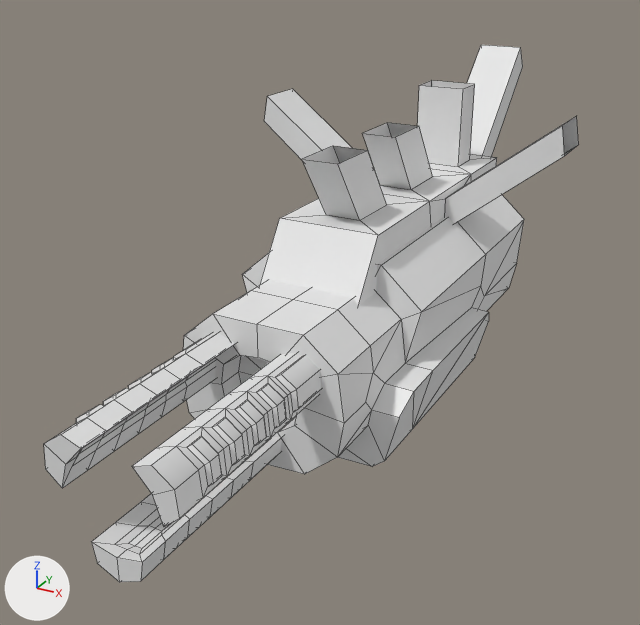
A saved change to the FBX model Assets/Art/Models/Modules/Weapons/Magnum.FBX.
One viewpoint serves both versions: a 50 mm lens placed at (0.342, -0.875, 0.214), pointed at (-0.039, -0.182, -0.132). Arrows for +X, +Y and +Z are at lower left; the lights stay in place. Mesh edges are drawn as thin lines. Where no turn or scale is listed for an object, it has been applied to the vertices.
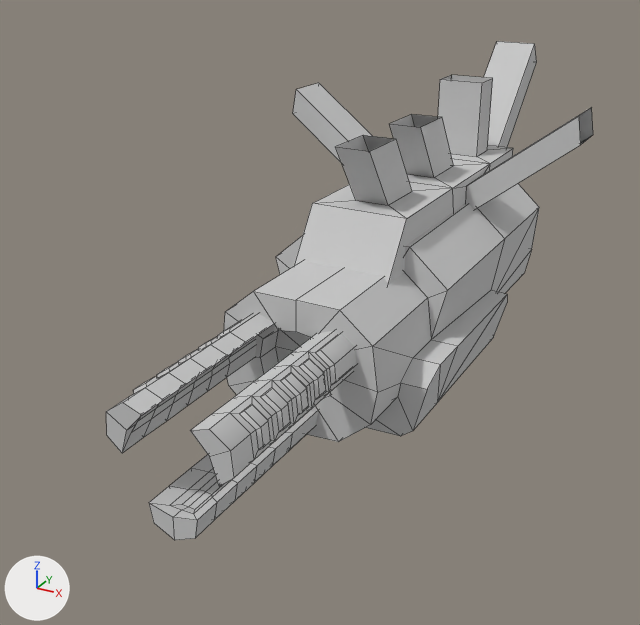
Scene script edits in JSON lines:
```json
{"op": "add", "block": "mat_agarre_armas", "code": ["mat_agarre_armas = principled_material('agarre armas')", "mat_agarre_armas.base_color = (0.588, 0.588, 0.588)  # light grey #cacaca", "mat_agarre_armas.roughness = 0.859"]}
{"op": "add", "block": "mat_magnum", "code": ["mat_magnum = principled_material('magnum')", "mat_magnum.base_color = (0.588, 0.588, 0.588)  # light grey #cacaca", "mat_magnum.roughness = 0.859"]}
{"block": "me_mesh", "where": "me_mesh.from_pydata(...)  # 64 vertices, 54 faces; spans x -0.157..0.157, y -0.31..0.196, z -0.099..0.121"}
{"op": "add", "block": "me_mesh", "code": "me_mesh.materials.append(mat_agarre_armas)  # light grey #cacaca"}
{"block": "me_mesh_001", "where": "# used by ob_box096; location = (0.0, -0.156, -0.129)"}
{"op": "remove", "block": "me_mesh_001", "code": "me_mesh_001.from_pydata(...)  # 123 vertices, 134 faces; spans x -0.103..0.103, y -0.198..0.203, z -0.078..0.081"}
{"op": "add", "block": "me_mesh_001", "code": "me_mesh_001.from_pydata(...)  # 500 vertices, 482 faces; spans x -0.103..0.103, y -0.373..0.203, z -0.078..0.081"}
{"block": "me_mesh_001", "change": "me_mesh_001 part 1: a new loose piece of 130 vertices spanning x 0.02..0.057, y -0.373..-0.157, z -0.001..0.042, in mat_magnum (light grey #cacaca)"}
{"block": "me_mesh_001", "change": "me_mesh_001 part 2: a new loose piece of 130 vertices spanning x -0.057..-0.02, y -0.373..-0.157, z -0.001..0.042, in mat_magnum (light grey #cacaca)"}
{"block": "me_mesh_001", "change": "me_mesh_001 part 3: a new loose piece of 130 vertices spanning x -0.021..0.021, y -0.373..-0.157, z -0.064..-0.036, in mat_magnum (light grey #cacaca)"}
{"block": "me_mesh_001", "change": "me_mesh_001 part 4"}
{"block": "me_mesh_001", "change": "13 vertices are removed from x -0.087..0.087, y -0.161..0.094, z -0.005..0.061"}
{"block": "me_mesh_001", "change": "36 faces are deleted"}
{"block": "me_mesh_001", "change": "18 new faces join them"}
{"block": "me_mesh_001", "change": "me_mesh_001 part 5: 98 faces spanning x -0.103..0.103, y -0.198..0.203, z -0.078..0.081 switch from no material to mat_magnum (light grey #cacaca)"}
{"op": "remove", "block": "ob_box098", "code": ["ob_box098 = bpy.data.objects.new('Box098', me_mesh_002)", "ob_box098.location = (0.0, -0.174, -0.125)"]}
{"op": "set", "path": "ob_agarre.location", "old": "(-0.001, 0.018, -0.042)", "new": "(-0.001, 0.077, -0.044)"}
{"op": "set", "path": "ob_box096.location", "old": "(0.0, -0.156, -0.129)", "new": "(0.0, -0.097, -0.131)"}
```

What differs and where, as boxes [x1, y1, x2, y2] in the pictures (640 x 625 px):
```json
{"object": "Box096", "change": "reshaped, moved", "before": [183, 195, 524, 474], "after": [106, 184, 539, 540], "on screen": "27% wider, 27% taller"}
{"object": "agarre", "change": "recoloured, moved", "before": [260, 45, 579, 306], "after": [293, 41, 593, 284]}
{"object": "Box098", "change": "deleted", "before": [44, 333, 322, 582]}
{"part": 1, "of": "me_mesh_001", "change": "added", "after": [190, 331, 356, 486]}
{"part": 2, "of": "me_mesh_001", "change": "added", "after": [106, 314, 275, 453]}
{"part": 3, "of": "me_mesh_001", "change": "added", "after": [149, 410, 318, 540]}
{"part": 4, "of": "me_mesh_001", "change": "cut back", "before": [213, 220, 524, 456], "after": [254, 208, 539, 424]}
{"part": 5, "of": "me_mesh_001", "change": "recoloured", "before": [183, 195, 524, 474], "after": [224, 184, 539, 442]}
```
